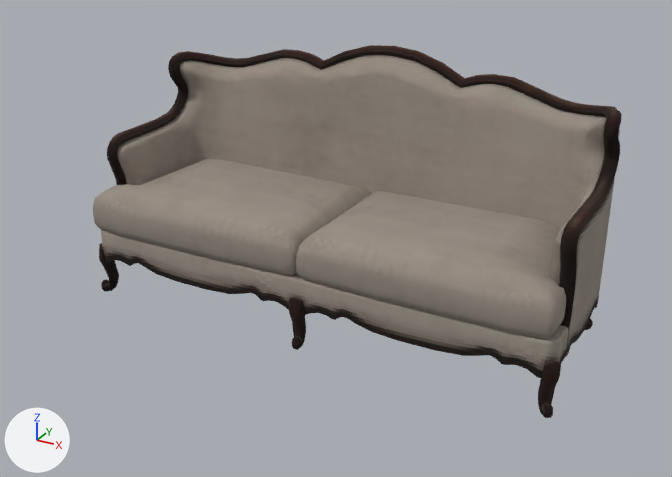
An edit to the glTF model client/public/models/furniture/sofa.glb, drawn before and after from the same camera.
Both versions are drawn from a camera (50 mm lens) standing at (1.287, -2.365, 1.432) and looking at (0.049, -0.114, 0.306). The lights are fixed; the arrows at lower left show +X, +Y and +Z. The picture after the commit comes second. Vertices at exactly the same position are counted once.
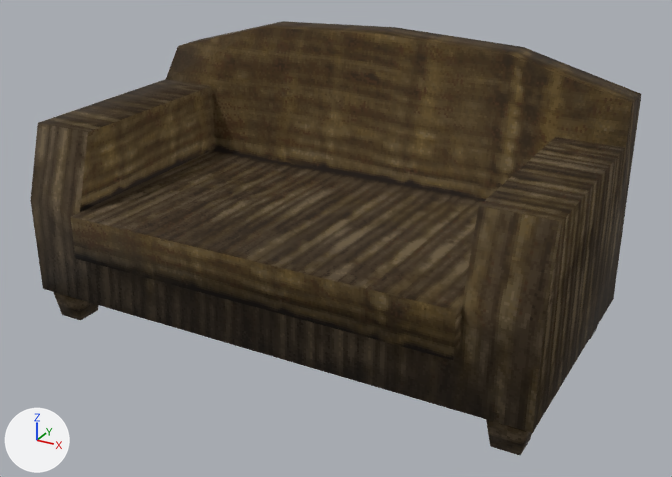
Boxes [x1, y1, x2, y2] around the edits, measured in the pictures (672 x 477 px):
'Mesh_0', reshaped, moved, rescaled, recoloured (15% wider, 16% taller): before [93, 45, 622, 418]; after [30, 21, 641, 455]
part 1 of me_mesh_0, rebuilt (19% wider, 43% taller): before [107, 45, 622, 332]; after [30, 21, 641, 433]
part 2 of me_mesh_0, deleted: before [93, 55, 620, 418]
part 3 of me_mesh_0, added: after [54, 292, 598, 455]

The edits, one by one:
Picture 'couch256x256' (img_couch256x256) is new.
Material 'Couch' (mat_couch) is new.
Its texture is img_couch256x256.
Its roughness is 1.0.
me_mesh_0 is used by ob_mesh_0; location (-0.778, 0.361, -0.001); scale (0.0000959, 0.0000959, 0.0000959).
me_mesh_0 had 2298 vertices, 4101 faces and spanned x 0.0..16383.0, y -6860.0..0.0, z 0.0..8304.0.
me_mesh_0 no longer uses material mat_sofa_01 (picture img_sofa_01_diff).
me_mesh_0 now has 98 vertices, 178 faces and spans x 0.0..16383.0, y -9289.0..0.0, z 0.0..8708.0.
me_mesh_0 part 1: the loose piece of 850 vertices spanning x 83.0..16253.0, y -5783.0..0.0, z 1582.0..8304.0 is rebuilt with 66 vertices and now spans x 0.0..16383.0, y -9289.0..0.0, z 1028.0..8708.0, in mat_couch (picture img_couch256x256).
me_mesh_0 part 2: 8 loose pieces with 1448 vertices, spanning x 0.0..16383.0, y -6860.0..-22.0, z 0.0..8101.0, are deleted.
Part 3, on me_mesh_0:
16 vertices are added at x 195.0..15225.0, y -8701.0..-812.0, z 0.0..1039.0.
8 new vertices lie (1114.0, 0.0, 0.0) away from vertices in x 195.0..15074.0, y -8701.0..-812.0, z 1039.0.
8 new vertices lie (813.0, 0.0, 0.0) away from vertices in x 345.0..15225.0, y -8550.0..-962.0, z 0.0.
48 new faces join them.
me_mesh_0 gains material mat_couch (picture img_couch256x256).
Object 'Mesh_0' (ob_mesh_0) moves from (-0.778, 0.361, -0.001) to (-0.8, 0.372, 0.0).
Object 'Mesh_0' (ob_mesh_0) is rescaled from (0.0000959, 0.0000959, 0.0000959) to (0.0000977, 0.0000977, 0.0000977).
